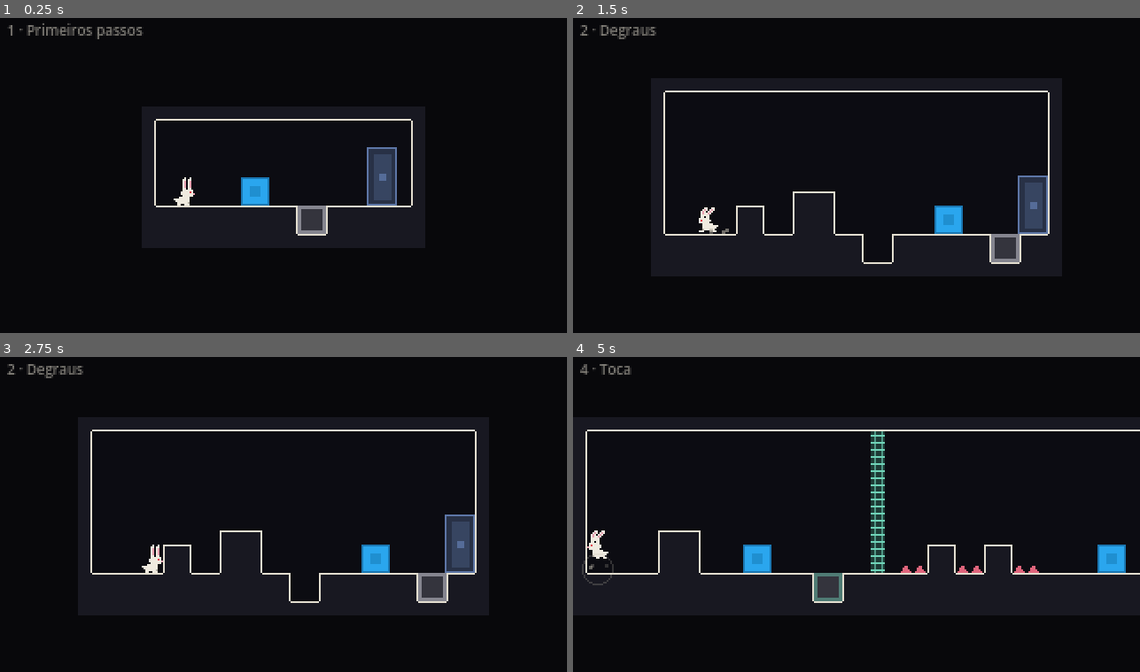
Above: before the commit, frames 1-4 (two rows, left to right).
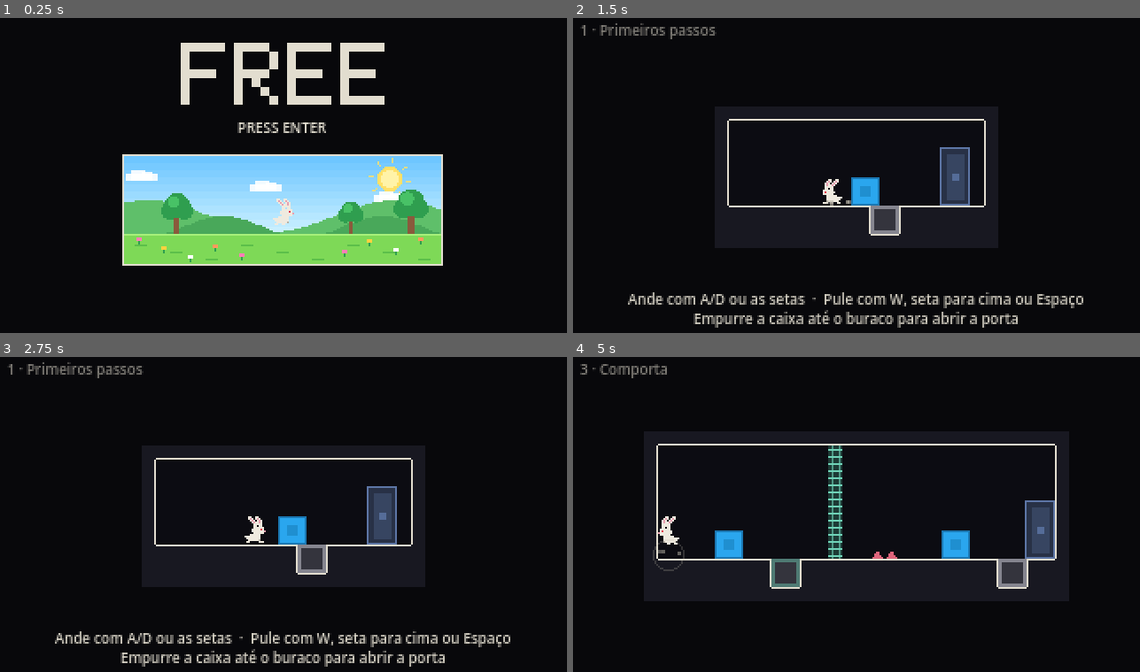
Above: after the commit, the same moments.

Repository: victobonetti/FREE
Game: Godot game, scene res://scenes/main.tscn
The game is run twice, just before and just after one commit, with the same random seed, the same clock (stepped at 60 frames per second) and the same inputs.
Inputs (mouse positions are in pixels of both pictures, inside the frame that each line leads up to):
- Up to frame 1 (0.25 s): no input
- Up to frame 2 (1.5 s): tap Enter (start, bound only after the commit) at 0.5, 0.8, 1.35 s; move the mouse to (981, 162) at 0.52 s; hold D (move_right) 0.53-1.28 s; tap Page Down (next_room) at 0.6 s; click (981, 162) at 0.67 s; tap Space (jump) at 0.77, 1.07 s; move the mouse to (743, 194) at 1.27 s; hold A (move_left) from 1.28 s (still down)
- Up to frame 3 (2.75 s): tap Space (jump) at 1.52, 1.82 s; tap Keypad Enter at 1.55, 2.1 s; move the mouse to (340, 445) at 2.02 s; release A (move_left) at 2.03 s; hold D (move_right) from 2.03 s (still down); tap K at 2.3 s
- Up to frame 4 (5 s): move the mouse to (828, 580) at 2.77 s; release D (move_right) at 2.78 s; hold W 2.78-3.53 s; tap K at 2.85 s; click (828, 580) at 2.92 s; tap Space (jump) at 3.02, 3.05, 3.32, 4.52, 4.82 s; move the mouse to (1026, 564) at 3.52 s; hold Space (jump) 3.53-4.28 s; hold A (move_left) from 3.53 s (still down); tap Page Down (next_room) at 3.8, 4.35 s; move the mouse to (686, 467) at 4.27 s; tap Enter (start, bound only after the commit) at 4.55 s

The runs differ from the first frame. In frame 1, 24% of the frame differs, in the area x 1-79%, y 1-79%; in frame 2, 8.8%; in frame 3, 8.8%; in frame 4, 9.5%.

Commit message:
add start screen

Diff:
--- a/project.godot
+++ b/project.godot
@@ -6,7 +6,7 @@
 
 [application]
 
-config/name="Coelho (piloto)"
+config/name="Free"
 run/main_scene="res://scenes/main.tscn"
 config/features=PackedStringArray("4.7")
 
--- a/scripts/input_setup.gd
+++ b/scripts/input_setup.gd
@@ -9,6 +9,7 @@
 	_add("rotate_ccw", [_key(KEY_Q), _pad(JOY_BUTTON_LEFT_SHOULDER)])
 	_add("rotate_cw", [_key(KEY_E), _pad(JOY_BUTTON_RIGHT_SHOULDER)])
 	_add("restart", [_key(KEY_R), _pad(JOY_BUTTON_Y)])
+	_add("start", [_key(KEY_ENTER), _key(KEY_KP_ENTER), _key(KEY_SPACE), _pad(JOY_BUTTON_START), _pad(JOY_BUTTON_A)])
 	# Atalhos de desenvolvimento
 	_add("next_room", [_key(KEY_PAGEDOWN)])
 	_add("prev_room", [_key(KEY_PAGEUP)])
--- /dev/null
+++ b/scripts/intro.gd
@@ -0,0 +1,443 @@
+extends Node2D
+## Tela de início e cutscene de abertura (ver start-screen.jpeg).
+##
+## 1. Título "FREE", "PRESS ENTER" e uma janela com o coelho num campo ensolarado.
+## 2. Abre-se um buraco sob o coelho; ele se assusta ("!"), olha para baixo e cai.
+## 3. A janela fica vazia e some em fade.
+## 4. Corte: o coelho cai girando no vazio.
+## 5. Ele pousa numa pequena plataforma branca.
+## 6. A plataforma se expande e contorna um quadrado, onde surge a porta.
+## Ao terminar, main.gd carrega a sala de início (Levels.START), desenhada no mesmo lugar.
+##
+## Tudo é desenhado em código, na resolução interna (320x180). O tempo é contado em quadros
+## (60 por segundo) por step(), chamado por main.gd.
+
+signal started            # o jogador apertou Enter: a cutscene começou
+signal finished           # fim: carregar a sala de início
+signal sfx(name: String)
+signal impact(strength: float)
+
+const RoomScript := preload("res://scripts/room.gd")
+
+enum { TITLE, SURPRISE, DROP, EMPTY, FADE, FALL, LANDING, SETTLE, EXPAND_H, EXPAND_V, EXPAND_TOP, DOOR }
+const DURATION := {
+	SURPRISE: 70, DROP: 40, EMPTY: 50, FADE: 40, FALL: 150, LANDING: 50,
+	SETTLE: 40, EXPAND_H: 40, EXPAND_V: 40, EXPAND_TOP: 40, DOOR: 55,
+}
+
+const WIN := Rect2(70, 78, 180, 62)   # a janela colorida
+const GROUND_Y := 44.0                # chão, em coordenadas da janela
+const HOLE_C := Vector2(90, 47)       # centro do buraco, em coordenadas da janela
+
+# O quadrado final coincide com a sala de início: 14x14 tiles, centrada na tela.
+const SQ_OUT := Rect2(104, 34, 112, 112)   # paredes
+const SQ_IN := Rect2(112, 42, 96, 96)      # interior (as linhas brancas)
+const FLOOR_Y := 138.0
+const DOOR_RECT := Rect2(184, 106, 16, 32)
+
+const C_WHITE := Color("e2ddcf")
+const C_SKY_TOP := Color("6ec6ff")
+const C_SKY_BOTTOM := Color("c8efff")
+const C_SUN := Color("ffe066")
+const C_HILL_FAR := Color("5fbf6a")
+const C_HILL_MID := Color("49a85a")
+const C_GROUND := Color("7ed957")
+const C_GROUND_DARK := Color("5cbf4a")
+const C_TRUNK := Color("8a5a3c")
+const C_LEAF := Color("2f9e4f")
+const C_LEAF_LIGHT := Color("48c266")
+const C_DOOR := Color("f3cf3b")
+const C_DOOR_INNER := Color("2a2209")
+
+const GLYPHS := {
+	"F": ["#####", "#....", "#....", "####.", "#....", "#....", "#...."],
+	"R": ["####.", "#...#", "#...#", "####.", "#.#..", "#..#.", "#...#"],
+	"E": ["#####", "#....", "#....", "####.", "#....", "#....", "#####"],
+}
+
+var phase := TITLE
+var t := 0          # quadros dentro da fase
+var frame := 0      # quadros desde o início
+var art             # uma Room fora da árvore, só para gerar os quadros do coelho
+var press_label: Label
+var particles: Array = []
+var jolt := 0.0
+var jolt_phase := 0.0
+var spin := 0.0          # rotação do coelho na queda
+var spin_at_landing := 0.0
+var squash := Vector2.ONE
+var streaks: Array = []
+
+
+func _ready() -> void:
+	art = RoomScript.new()
+	press_label = Label.new()
+	press_label.text = "PRESS ENTER"
+	press_label.position = Vector2(0, 56)
+	press_label.size = Vector2(320, 12)
+	press_label.horizontal_alignment = HORIZONTAL_ALIGNMENT_CENTER
+	press_label.add_theme_font_size_override("font_size", 8)
+	press_label.add_theme_color_override("font_color", C_WHITE)
+	add_child(press_label)
+	var rng := RandomNumberGenerator.new()
+	rng.seed = 5
+	for i in 16:
+		streaks.append({
+			"x": rng.randf_range(20.0, 300.0), "y": rng.randf_range(0.0, 180.0),
+			"speed": rng.randf_range(5.0, 10.0), "len": rng.randf_range(10.0, 26.0),
+			"a": rng.randf_range(0.2, 0.6),
+		})
+
+
+func _exit_tree() -> void:
+	if art != null:
+		art.free()
+		art = null
+
+
+func _process(_delta: float) -> void:
+	queue_redraw()
+
+
+## Um quadro da cutscene. `pressed`: Enter/Start apertado neste quadro.
+func step(pressed: bool) -> void:
+	frame += 1
+	t += 1
+	_update_fx()
+	if phase == TITLE:
+		press_label.modulate.a = 1.0 if (frame / 30) % 2 == 0 else 0.25
+		if pressed and frame > 20:
+			_go(SURPRISE)
+			started.emit()
+		return
+	if pressed and frame > 20:
+		finished.emit()  # pular a cutscene
+		return
+	if phase == SURPRISE:
+		press_label.modulate.a = maxf(press_label.modulate.a - 0.08, 0.0)
+		if t == 2:
+			impact.emit(0.5)   # o chão cede
+		if t == 12:
+			sfx.emit("jump")  # o sobressalto
+	elif phase == FALL:
+		spin += 0.17
+	elif phase == LANDING:
+		if t == DURATION[LANDING]:
+			_land()
+	if t >= DURATION[phase]:
+		if phase == DOOR:
+			finished.emit()
+		else:
+			if phase == FALL:
+				spin_at_landing = spin
+			if phase == EXPAND_TOP:
+				sfx.emit("sensor_on")  # a porta surge
+			_go(phase + 1)
+
+
+func _go(p: int) -> void:
+	phase = p
+	t = 0
+
+
+func _land() -> void:
+	impact.emit(1.5)
+	jolt = 4.0
+	jolt_phase = 0.0
+	squash = Vector2(1.4, 0.6)
+	for i in 14:
+		var dir := -1.0 if i % 2 == 0 else 1.0
+		particles.append({
+			"pos": Vector2(160.0 + dir * randf_range(2.0, 8.0), FLOOR_Y - 1.0),
+			"vel": Vector2(dir * randf_range(20.0, 70.0), -randf_range(8.0, 40.0)),
+			"life": randi_range(12, 24),
+		})
+
+
+func _update_fx() -> void:
+	jolt_phase += 1.15
+	jolt *= 0.84
+	if jolt < 0.05:
+		jolt = 0.0
+	squash = squash.lerp(Vector2.ONE, 0.16)
+	for p in particles:
+		p["pos"] += p["vel"] / 60.0
+		p["vel"].y += 2.0
+		p["vel"].x *= 0.93
+		p["life"] -= 1
+	particles = particles.filter(func(p): return p["life"] > 0)
+	for s in streaks:
+		s["y"] -= s["speed"]
+		if s["y"] < -30.0:
+			s["y"] = 190.0
+
+
+func _k() -> float:
+	return clampf(float(t) / float(DURATION.get(phase, 1)), 0.0, 1.0)
+
+
+func _smooth(x: float) -> float:
+	return x * x * (3.0 - 2.0 * x)
+
+
+# ---------------------------------------------------------------- desenho
+
+func _draw() -> void:
+	if phase <= FADE:
+		_draw_title_scene()
+	else:
+		_draw_void_scene()
+
+
+func _draw_title_scene() -> void:
+	var text_a := 1.0
+	if phase == SURPRISE:
+		text_a = 1.0 - clampf(t / 25.0, 0.0, 1.0)
+	elif phase > SURPRISE:
+		text_a = 0.0
+	if text_a > 0.0:
+		_draw_word("FREE", Vector2(102, 14), 5.0, Color(C_WHITE, text_a))
+
+	draw_set_transform(WIN.position)
+	_draw_meadow()
+	draw_set_transform(Vector2.ZERO)
+	draw_rect(WIN, C_WHITE, false, 1.0)
+	if phase == FADE:
+		draw_rect(WIN.grow(1.0), Color(0, 0, 0, _smooth(_k())))
+
+
+func _draw_word(word: String, at: Vector2, px: float, col: Color) -> void:
+	var x := at.x
+	for ch in word:
+		var g: Array = GLYPHS[ch]
+		for r in g.size():
+			var line: String = g[r]
+			for c in line.length():
+				if line[c] == "#":
+					draw_rect(Rect2(x + c * px, at.y + r * px, px, px), col)
+		x += 6.0 * px
+
+
+## O campo ensolarado, em coordenadas da janela (180 x 62). Nada passa das bordas dela.
+func _draw_meadow() -> void:
+	var w := WIN.size.x
+	var h := WIN.size.y
+	# céu em faixas
+	for i in 11:
+		var k := float(i) / 10.0
+		draw_rect(Rect2(0, i * 4.0, w, 4.0), C_SKY_TOP.lerp(C_SKY_BOTTOM, k))
+	# sol com raios girando
+	var sun := Vector2(150, 13)
+	for i in 8:
+		var a := frame * 0.01 + i * TAU / 8.0
+		draw_line(sun + Vector2(cos(a), sin(a)) * 9.0, sun + Vector2(cos(a), sin(a)) * 12.0, Color(C_SUN, 0.8), 1.0)
+	draw_circle(sun, 7.0, C_SUN)
+	draw_circle(sun, 5.0, Color("fff3a8"))
+	# nuvens passando
+	for i in 3:
+		var cx := fposmod(20.0 + i * 70.0 + frame * (0.05 + 0.02 * i), w + 40.0) - 20.0
+		var cy := 8.0 + i * 6.0
+		for part in [Rect2(0, 2, 18, 4), Rect2(3, 0, 8, 6), Rect2(9, 1, 6, 5)]:
+			var r := Rect2(cx + part.position.x, cy + part.position.y, part.size.x, part.size.y)
+			var x0 := maxf(r.position.x, 0.0)
+			var x1 := minf(r.end.x, w)
+			if x1 > x0:
+				draw_rect(Rect2(x0, r.position.y, x1 - x0, r.size.y), Color(1, 1, 1, 0.9))
+	# colinas
+	_draw_hill(w, 34.0, 9.0, 0.045, 1.0, C_HILL_FAR)
+	_draw_hill(w, 40.0, 6.0, 0.07, 4.0, C_HILL_MID)
+	# árvores
+	_draw_tree(Vector2(30, GROUND_Y), 1.0)
+	_draw_tree(Vector2(128, GROUND_Y), 0.8)
+	_draw_tree(Vector2(162, GROUND_Y), 1.1)
+	# chão
+	draw_rect(Rect2(0, GROUND_Y, w, h - GROUND_Y), C_GROUND)
+	draw_rect(Rect2(0, GROUND_Y, w, 1), Color("a6f07a"))
+	for i in 9:
+		draw_rect(Rect2(6.0 + i * 20.0, GROUND_Y + 6.0 + (i % 3) * 4.0, 7, 1), C_GROUND_DARK)
+	# flores (longe do centro, onde o buraco se abre)
+	var flower_cols := [Color("ff7eb6"), Color("ffd23f"), Color("ffffff"), Color("ff9a5c")]
+	for i in 12:
+		var fx := 8.0 + i * 14.5
+		if absf(fx - HOLE_C.x) < 24.0:
+			continue
+		var fy := GROUND_Y + 3.0 + (i * 5 % 11)
+		draw_rect(Rect2(fx, fy + 1, 1, 2), C_LEAF)
+		draw_rect(Rect2(fx - 1, fy - 1, 3, 2), flower_cols[i % 4])
+	# buraco
+	var hole := _hole_size()
+	if hole.x > 0.5:
+		draw_colored_polygon(_ellipse(HOLE_C, hole, 0.0, TAU), Color.BLACK)
+	# coelho
+	_draw_title_rabbit()
+	# a borda da frente do buraco cobre o coelho que afunda
+	if hole.x > 0.5:
+		draw_rect(Rect2(HOLE_C.x - hole.x - 3.0, HOLE_C.y, hole.x * 2.0 + 6.0, h - HOLE_C.y), C_GROUND)
+		draw_colored_polygon(_ellipse(HOLE_C, hole, 0.0, PI), Color.BLACK)
+
+
+func _hole_size() -> Vector2:
+	if phase == TITLE:
+		return Vector2.ZERO
+	var k := 1.0
+	if phase == SURPRISE:
+		k = _smooth(clampf(t / 40.0, 0.0, 1.0))
+	return Vector2(15.0, 4.5) * k
+
+
+func _ellipse(c: Vector2, r: Vector2, a0: float, a1: float) -> PackedVector2Array:
+	var pts := PackedVector2Array()
+	for i in 17:
+		var a := lerpf(a0, a1, i / 16.0)
+		pts.append(c + Vector2(cos(a) * r.x, sin(a) * r.y))
+	return pts
+
+
+func _draw_hill(w: float, base: float, amp: float, freq: float, shift: float, col: Color) -> void:
+	# em colunas de 2 px: robusto mesmo quando a colina encosta no chão
+	var x := 0.0
+	while x < w:
+		var y := minf(roundf(base - amp * sin(x * freq + shift)), GROUND_Y)
+		draw_rect(Rect2(x, y, 2.0, GROUND_Y + 1.0 - y), col)
+		x += 2.0
+
+
+func _draw_tree(base: Vector2, s: float) -> void:
+	draw_rect(Rect2(base.x - 1.5 * s, base.y - 12.0 * s, 3.0 * s, 12.0 * s), C_TRUNK)
+	draw_circle(base + Vector2(0, -16.0 * s), 7.0 * s, C_LEAF)
+	draw_circle(base + Vector2(-4.0 * s, -13.0 * s), 5.0 * s, C_LEAF)
+	draw_circle(base + Vector2(4.0 * s, -13.0 * s), 5.0 * s, C_LEAF)
+	draw_circle(base + Vector2(-2.0 * s, -18.0 * s), 3.5 * s, C_LEAF_LIGHT)
+
+
+func _draw_title_rabbit() -> void:
+	if phase >= EMPTY:
+		return
+	var feet := Vector2(HOLE_C.x, GROUND_Y)
+	var tex: ImageTexture
+	var alpha := 1.0
+	if phase == TITLE:
+		# parado, piscando; de vez em quando dá um pulinho
+		var c := frame % 200
+		var hop := 0.0
+		if c < 24:
+			hop = sin(c / 24.0 * PI) * 5.0
+		feet.y -= hop
+		var blink := frame % 160 >= 120 and frame % 160 < 127
+		tex = art._rabbit_tex("back" if hop > 0.5 else "up", "air" if hop > 0.5 else "stand", blink)
+	elif phase == SURPRISE:
+		# sobressalto, depois olha para baixo
+		if t >= 12 and t < 30:
+			feet.y -= sin((t - 12) / 18.0 * PI) * 6.0
+		tex = art._rabbit_tex("twitch" if t < 12 else "fall", "stand" if t < 12 or t >= 30 else "air", false)
+		if t >= 12:
+			_draw_bang(feet + Vector2(9, -27))
+	else:  # DROP
+		var k := _k()
+		feet.y += k * k * 34.0
+		tex = art._rabbit_tex("fall", "air", false)
+	draw_texture(tex, feet + Vector2(-6, -16), Color(1, 1, 1, alpha))
+
+
+## O ponto de exclamação do susto.
+func _draw_bang(at: Vector2) -> void:
+	var bob := sin(frame * 0.5) * 0.6
+	var p := at + Vector2(0, bob)
+	draw_rect(Rect2(p + Vector2(-1, -1), Vector2(4, 11)), Color(0, 0, 0, 0.55))
+	draw_rect(Rect2(p, Vector2(2, 6)), Color("e0334a"))
+	draw_rect(Rect2(p + Vector2(0, 7), Vector2(2, 2)), Color("e0334a"))
+
+
+func _draw_void_scene() -> void:
+	var off := Vector2(0.0, roundf(jolt * sin(jolt_phase)))
+	draw_set_transform(off)
+
+	# riscos de velocidade, só enquanto cai
+	var streak_a := 0.0
+	if phase == FALL:
+		streak_a = clampf(t / 20.0, 0.0, 1.0)
+	elif phase == LANDING:
+		streak_a = 1.0 - _k()
+	if streak_a > 0.0:
+		for s in streaks:
+			draw_rect(Rect2(s["x"], s["y"], 1, s["len"]), Color(C_WHITE, s["a"] * streak_a))
+
+	# o quadrado e a porta
+	if phase >= DOOR:
+		var a := _smooth(_k())
+		draw_rect(SQ_OUT, Color(RoomScript.C_WALL, a))
+		draw_rect(SQ_IN, Color(RoomScript.C_BG, a))
+		var d := DOOR_RECT
+		draw_rect(d.grow(2.0), Color(C_DOOR, 0.15 * a))
+		draw_rect(d, Color(C_DOOR, a))
+		draw_rect(d.grow(-2.0), Color(C_DOOR_INNER, a))
+		for i in 3:
+			var py := d.position.y - 3.0 - fmod(frame * 0.3 + i * 7.0, 14.0)
+			draw_rect(Rect2(d.position.x + 3.0 + i * 5.0, py, 1, 2), Color(C_DOOR, a * 0.8))
+	_draw_outline()
+
+	# coelho
+	var center := Vector2(160, 84)
+	var scale_k := 2.0
+	var rot := spin
+	var alpha := 1.0
+	var tex: ImageTexture = art._rabbit_tex("fall", "air", false)
+	if phase == FALL:
+		alpha = clampf(t / 18.0, 0.0, 1.0)
+		center.y += sin(frame * 0.12) * 2.0
+		center.x += sin(frame * 0.07) * 3.0
+	elif phase == LANDING:
+		var k := _k()
+		scale_k = lerpf(2.0, 1.0, k)
+		center.y = lerpf(84.0, FLOOR_Y - 8.0, k * k)
+		center.x = 160.0
+		rot = lerpf(spin_at_landing, ceilf(spin_at_landing / TAU) * TAU, _smooth(k))
+	if phase <= LANDING:
+		draw_set_transform(off + center, rot, Vector2(scale_k, scale_k))
+		draw_texture(tex, Vector2(-6, -8), Color(1, 1, 1, alpha))
+	else:
+		var blink := frame % 160 >= 120 and frame % 160 < 127
+		draw_set_transform(off + Vector2(160, FLOOR_Y), 0.0, squash)
+		draw_texture(art._rabbit_tex("up", "stand", blink), Vector2(-6, -16))
+	draw_set_transform(off)
+
+	# faíscas do impacto (os raios do esboço)
+	if phase == SETTLE and t < 14:
+		var a2 := 1.0 - t / 14.0
+		for sgn in [-1.0, 1.0]:
+			var b := Vector2(160.0 + sgn * 15.0, FLOOR_Y - 14.0)
+			var pts := PackedVector2Array([b, b + Vector2(sgn * 4, -3), b + Vector2(sgn * 1, -5), b + Vector2(sgn * 6, -9)])
+			draw_polyline(pts, Color(C_WHITE, a2), 1.0)
+	for p in particles:
+		draw_rect(Rect2(p["pos"] - Vector2(1, 1), Vector2(2, 2)), Color(C_WHITE, clampf(p["life"] / 14.0, 0.0, 1.0)))
+	draw_set_transform(Vector2.ZERO)
+
+
+## A plataforma branca: sobe, se alonga, sobe pelos lados e fecha em cima.
+func _draw_outline() -> void:
+	if phase < LANDING:
+		return
+	var half := 14.0
+	var y := FLOOR_Y
+	if phase == LANDING:
+		y = lerpf(200.0, FLOOR_Y, 1.0 - pow(1.0 - _k(), 2.0))
+	elif phase == EXPAND_H:
+		half = lerpf(14.0, SQ_IN.size.x / 2.0, _smooth(_k()))
+	elif phase > EXPAND_H:
+		half = SQ_IN.size.x / 2.0
+	draw_rect(Rect2(160.0 - half, y, half * 2.0, 1), C_WHITE)
+	if phase < EXPAND_V:
+		return
+	var up := SQ_IN.size.y
+	if phase == EXPAND_V:
+		up *= _smooth(_k())
+	# as linhas ficam 1 px para fora do interior, como as bordas das paredes da sala real
+	draw_rect(Rect2(SQ_IN.position.x - 1.0, FLOOR_Y - up, 1, up), C_WHITE)
+	draw_rect(Rect2(SQ_IN.end.x, FLOOR_Y - up, 1, up), C_WHITE)
+	if phase < EXPAND_TOP:
+		return
+	var across := SQ_IN.size.x / 2.0
+	if phase == EXPAND_TOP:
+		across *= _smooth(_k())
+	draw_rect(Rect2(SQ_IN.position.x, SQ_IN.position.y - 1.0, across, 1), C_WHITE)
+	draw_rect(Rect2(SQ_IN.end.x - across, SQ_IN.position.y - 1.0, across, 1), C_WHITE)
--- a/scripts/levels.gd
+++ b/scripts/levels.gd
@@ -18,6 +18,7 @@
 ## Atenção: o que está solto precisa estar apoiado na orientação inicial.
 ## "rotate": false desliga o giro.
 ## "hint" (opcional): texto de ajuda mostrado embaixo da tela durante a sala.
+## "door_open" (opcional): true deixa a porta sempre aberta, sem compartimento.
 ## "music" (opcional): faixa da sala; sem o campo, toca DEFAULT_MUSIC. Se duas salas
 ## seguidas usam a mesma faixa, ela continua sem reiniciar.
 
@@ -306,6 +307,33 @@
 	],
 }
 
+## Sala de início: o quadrado em que a cutscene de abertura termina (scripts/intro.gd desenha
+## o mesmo quadrado, no mesmo lugar). Só o coelho e a porta, já aberta. Não é um nível.
+const START := {
+	"name": "",
+	"hint": "Ande com A/D ou as setas até a porta",
+	"music": "",
+	"door_open": true,
+	"rotate": false,
+	"start_rot": 0,
+	"rows": [
+		"##############",
+		"#............#",
+		"#............#",
+		"#............#",
+		"#............#",
+		"#............#",
+		"#............#",
+		"#............#",
+		"#............#",
+		"#.........DD.#",
+		"#.........DD.#",
+		"#.....PP..DD.#",
+		"#.....PP..DD.#",
+		"##############",
+	],
+}
+
 ## A ordem dos níveis: uma ideia nova por vez, e a dificuldade sobe aos poucos.
 const ROOMS := [
 	PASSOS,     # 1  empurrar a caixa no buraco abre a porta
--- a/scripts/main.gd
+++ b/scripts/main.gd
@@ -5,6 +5,7 @@
 const Levels := preload("res://scripts/levels.gd")
 const RoomScript := preload("res://scripts/room.gd")
 const InputSetup := preload("res://scripts/input_setup.gd")
+const IntroScript := preload("res://scripts/intro.gd")
 
 const BAR_SIZE := Vector2(40, 3)
 const BAR_POS := Vector2(320 - 40 - 6, 180 - 3 - 6)
@@ -13,7 +14,8 @@
 const MUSIC_OFF_DB := -40.0
 
 var room: Node2D
-var index := 0
+var intro: Node2D   # tela de início / cutscene, quando ativa
+var index := 0      # nível atual; -1 na abertura e na sala de início
 var transitioning := false
 var finished := false
 var fade_rect: ColorRect
@@ -44,7 +46,7 @@
 	InputSetup.setup()
 	_make_ui()
 	_make_audio()
-	_load_room(0)
+	_show_intro()
 
 
 func _make_ui() -> void:
@@ -75,7 +77,7 @@
 	bar_fill.size = BAR_SIZE
 	layer.add_child(bar_fill)
 	end_label = Label.new()
-	end_label.text = "fim do piloto\n\npressione pular para recomeçar"
+	end_label.text = "fim do piloto\n\npressione pular para voltar ao início"
 	end_label.horizontal_alignment = HORIZONTAL_ALIGNMENT_CENTER
 	end_label.vertical_alignment = VERTICAL_ALIGNMENT_CENTER
 	end_label.size = Vector2(320, 180)
@@ -428,23 +430,56 @@
 
 # ---------------------------------------------------------------- salas
 
+## Tela de início e cutscene de abertura. Só efeitos sonoros; sem música.
+func _show_intro() -> void:
+	_clear_scene()
+	index = -1
+	finished = false
+	title.text = ""
+	hint.text = ""
+	end_label.visible = false
+	_play_music("")
+	intro = IntroScript.new()
+	add_child(intro)
+	intro.sfx.connect(_play_sfx)
+	intro.impact.connect(_on_impact)
+	intro.finished.connect(_load_start_room)
+
+
+## A sala em que a abertura termina: o coelho anda até a porta para começar o nível 1.
+func _load_start_room() -> void:
+	_spawn_room(Levels.START, -1, "")
+
+
 func _load_room(i: int) -> void:
+	var n := clampi(i, 0, Levels.ROOMS.size() - 1)
+	_spawn_room(Levels.ROOMS[n], n, "%d · %s" % [n + 1, Levels.ROOMS[n]["name"]])
+
+
+func _clear_scene() -> void:
 	if room != null:
 		room.queue_free()
 		room = null
-	index = clampi(i, 0, Levels.ROOMS.size() - 1)
+	if intro != null:
+		intro.queue_free()
+		intro = null
+
+
+func _spawn_room(def: Dictionary, i: int, title_text: String) -> void:
+	_clear_scene()
+	index = i
 	var r: Node2D = RoomScript.new()
 	r.position = Vector2(160, 90)
 	add_child(r)
-	r.setup(Levels.ROOMS[index])
+	r.setup(def)
 	r.completed.connect(_on_completed)
 	r.sfx.connect(_play_sfx)
 	r.impact.connect(_on_impact)
 	room = r
 	prev_lock = 0
-	title.text = "%d · %s" % [index + 1, Levels.ROOMS[index]["name"]]
-	hint.text = Levels.ROOMS[index].get("hint", "")
-	_play_music(Levels.ROOMS[index].get("music", Levels.DEFAULT_MUSIC))
+	title.text = title_text
+	hint.text = def.get("hint", "")
+	_play_music(def.get("music", Levels.DEFAULT_MUSIC))
 	hint.modulate.a = 0.0
 	if hint.text != "":
 		create_tween().tween_property(hint, "modulate:a", 1.0, 0.6).set_delay(0.3)
@@ -484,7 +519,13 @@
 func _tick() -> void:
 	if finished:
 		if Input.is_action_just_pressed("jump") and not transitioning:
+			_show_intro()
+		return
+	if intro != null:
+		if Input.is_action_just_pressed("next_room"):
 			_load_room(0)
+			return
+		intro.step(Input.is_action_just_pressed("start"))
 		return
 	if room == null or transitioning:
 		return
--- a/scripts/room.gd
+++ b/scripts/room.gd
@@ -621,7 +621,7 @@
 			socket_fx[i] = SENSOR_FRAMES
 			sfx.emit("sensor_on" if f else "sensor_off")
 		socket_filled[i] = f
-	var open := group_filled(0)
+	var open: bool = group_filled(0) or def.get("door_open", false)
 	if open != door_open:
 		door_open = open
 		door_flash = 14
--- /dev/null
+++ b/tests/intro_shot.gd
@@ -0,0 +1,38 @@
+extends SceneTree
+## Capturas da abertura, ampliadas 4x (precisa de janela):
+##   Godot.exe --path . -s tests/intro_shot.gd -- <pasta de saída>
+
+var main
+var n := 0
+var out_dir := "user://shots"
+# quadro de física (aprox.) em que cada captura é tirada, contado a partir do Enter
+var shots := {
+	-30: "intro_1_titulo", 40: "intro_2_susto", 95: "intro_3_caindo", 130: "intro_4_vazio",
+	260: "intro_5_queda", 395: "intro_6_pouso", 440: "intro_7_expande", 500: "intro_8_lados",
+	585: "intro_9_porta", 640: "intro_10_sala",
+}
+var pressed_at := -1
+
+
+func _initialize() -> void:
+	var args := OS.get_cmdline_user_args()
+	if args.size() > 0:
+		out_dir = args[0]
+	DirAccess.make_dir_recursive_absolute(out_dir)
+	main = load("res://scenes/main.tscn").instantiate()
+	root.add_child(main)
+
+
+func _physics_process(_delta: float) -> bool:
+	n += 1
+	if n == 60 and main.intro != null:
+		main.intro.step(true)  # aperta Enter
+		pressed_at = n
+	var rel := n - (pressed_at if pressed_at >= 0 else 60)
+	if shots.has(rel):
+		var img := root.get_viewport().get_texture().get_image()
+		img.resize(img.get_width() * 4, img.get_height() * 4, Image.INTERPOLATE_NEAREST)
+		img.save_png("%s/%s.png" % [out_dir, shots[rel]])
+	if rel > 650:
+		quit()
+	return false
--- a/tests/run_tests.gd
+++ b/tests/run_tests.gd
@@ -28,6 +28,7 @@
 	test_platforms()
 	test_rot_cooldown()
 	test_start_is_stable()
+	test_intro()
 	test_passos()
 	test_degraus()
 	test_comporta()
@@ -602,6 +603,58 @@
 		check(same and room.state == "play", "sala %d estável (coelho %s -> %s, caixas %s -> %s)" % [i + 1, rp, room.rabbit.pos, before, after])
 
 
+# ------------------------------------------------------------ abertura
+
+func test_intro() -> void:
+	print("abertura")
+	var IntroScript = load("res://scripts/intro.gd")
+	var intro = IntroScript.new()
+	intro._ready()
+	var ev: Array = []
+	var hits: Array = []
+	intro.started.connect(func(): ev.append("started"))
+	intro.finished.connect(func(): ev.append("finished"))
+	intro.sfx.connect(func(n): ev.append(n))
+	intro.impact.connect(func(s): hits.append(s))
+	for i in 200:
+		intro.step(false)
+	check(intro.phase == intro.TITLE and ev.is_empty(), "sem apertar nada, fica na tela de título")
+	intro.step(true)
+	check(ev.has("started") and intro.phase == intro.SURPRISE, "Enter começa a cutscene")
+	var count := 0
+	while not ev.has("finished") and count < 2000:
+		intro.step(false)
+		count += 1
+	print("  duração da cutscene: %.1f s" % (count / 60.0))
+	check(ev.has("finished"), "a cutscene chega ao fim sozinha")
+	check(count > 400 and count < 900, "dura entre 7 e 15 segundos")
+	check(hits.size() >= 2 and ev.has("jump") and ev.has("sensor_on"), "tem efeitos sonoros (buraco, susto, pouso, porta)")
+	intro.free()
+	# pular
+	intro = IntroScript.new()
+	intro._ready()
+	ev.clear()
+	intro.finished.connect(func(): ev.append("finished"))
+	for i in 30:
+		intro.step(false)
+	intro.step(true)
+	for i in 40:
+		intro.step(false)
+	intro.step(true)
+	check(ev.has("finished"), "Enter de novo pula a cutscene")
+	intro.free()
+	# a sala de início bate com o quadrado da cutscene
+	load_def(Levels.START)
+	check(room.door_open, "na sala de início a porta já está aberta")
+	var origin := Vector2(160, 90) - Vector2(room.pw, room.ph) / 2.0
+	check(origin == IntroScript.SQ_OUT.position and Vector2(room.pw, room.ph) == IntroScript.SQ_OUT.size, "a sala de início ocupa o mesmo quadrado da cutscene")
+	check(Rect2(Vector2(room.door.position) + origin, room.door.size) == IntroScript.DOOR_RECT, "a porta está no mesmo lugar")
+	idle(20)
+	check(absf(room.rabbit.pos.x + 6 + origin.x - 160.0) <= 1.0 and room.rabbit.pos.y + 12 + origin.y == IntroScript.FLOOR_Y, "o coelho começa onde pousou")
+	walk_until(1.0, won, 300)
+	check(won(), "andar até a porta começa o jogo")
+
+
 # ------------------------------------------------------------ bots das salas
 
 func test_passos() -> void:
Not shown, added: export_presets.cfg
Binary file added: start-screen.jpeg
Not shown, added: tests/music_check.gd.uid
Not shown, changed: docs/ARQUITETURA.md
Not shown, added: docs/COMPARTILHAR.md
Not shown, changed: docs/DECISOES.md
Not shown, changed: docs/GDD.md
Not shown, changed: docs/HISTORICO.md
